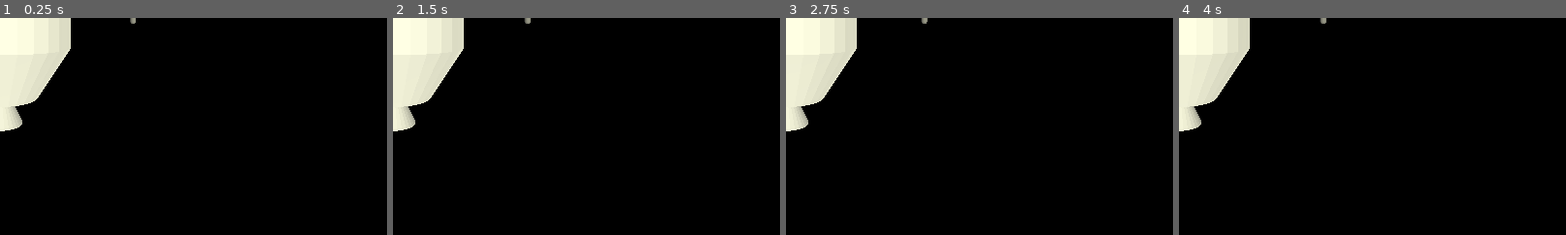
Above: before the commit, frames 1-4 (left to right).
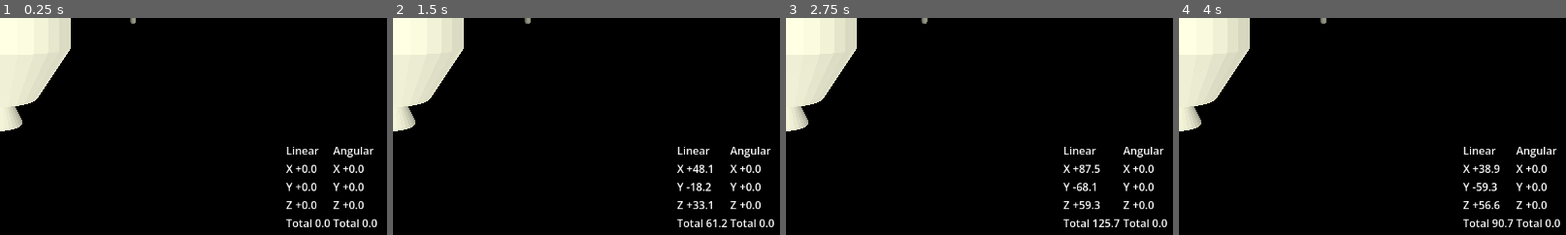
Above: after the commit, the same moments.

Repository: Carth501/anti-manual-spaceship-operation
Game: Godot game, scene res://scenes/space.tscn
Two runs of this game, one before a commit and one after it. Both use one fixed random seed, a clock stepped at 60 frames per second and the inputs below.
Inputs:
- Up to frame 1 (0.25 s): no input
- Up to frame 2 (1.5 s): tap Enter at 0.5 s; hold L (Lateral_Right) 0.53-1.28 s; hold O (Lateral_Back) from 1.28 s (still down)
- Up to frame 3 (2.75 s): release O (Lateral_Back) at 2.03 s; hold L (Lateral_Right) from 2.03 s (still down)
- Up to frame 4 (4 s): release L (Lateral_Right) at 2.78 s; hold Ctrl (Decrease_Main_Thruster) 2.78-3.53 s; hold J (Lateral_Left) from 3.53 s (still down)
The pictures show only the part of the screen within x 50-100%, y 50-100%; the shares and areas given below are measured in that part.

The runs differ from the first frame. In frame 1, 1.8% of the frame differs, in the area x 73-98%, y 59-97%; in frame 2, 1.9%; in frame 3, 2.0%, in the area x 71-99%, y 59-97%; in frame 4, 2.0%.

Commit message:
Enhance UIManager and MiracleShip to include momentum labels for linear and angular velocities
Co-authored-by: Copilot <copilot@github.com>

Diff:
--- a/scenes/user_interface.tscn
+++ b/scenes/user_interface.tscn
@@ -10,11 +10,16 @@
 grow_horizontal = 2
 grow_vertical = 2
 script = ExtResource("1_j8r0o")
-throttle_slider_path = NodePath("HBoxContainer/ThrusterControl/VSlider")
-throttle_label_path = NodePath("HBoxContainer/ThrusterControl/Label")
-vertical_value_label_path = NodePath("HBoxContainer/VBoxContainer/Vertical/Value")
-
-[node name="HBoxContainer" type="HBoxContainer" parent="." unique_id=1366659684]
+throttle_slider_path = NodePath("Controls/ThrusterControl/VSlider")
+throttle_label_path = NodePath("Controls/ThrusterControl/Label")
+roll_value_label_path = NodePath("Controls/VBoxContainer/Roll/Value")
+pitch_value_label_path = NodePath("Controls/VBoxContainer/Pitch/Value")
+yaw_value_label_path = NodePath("Controls/VBoxContainer/Yaw/Value")
+horizontal_value_label_path = NodePath("Controls/VBoxContainer/Horizontal/Value")
+vertical_value_label_path = NodePath("Controls/VBoxContainer/Vertical/Value")
+fore_value_label_path = NodePath("Controls/VBoxContainer/Fore/Value")
+
+[node name="Controls" type="HBoxContainer" parent="." unique_id=1366659684]
 layout_mode = 1
 anchors_preset = 2
 anchor_top = 1.0
@@ -24,82 +29,198 @@
 grow_vertical = 0
 theme_override_constants/separation = 20
 
-[node name="ThrusterControl" type="HBoxContainer" parent="HBoxContainer" unique_id=172850374]
+[node name="ThrusterControl" type="HBoxContainer" parent="Controls" unique_id=172850374]
 layout_mode = 2
 alignment = 2
 
-[node name="VSlider" type="VSlider" parent="HBoxContainer/ThrusterControl" unique_id=2091011137]
-layout_mode = 2
-
-[node name="Label" type="Label" parent="HBoxContainer/ThrusterControl" unique_id=1481298198]
+[node name="VSlider" type="VSlider" parent="Controls/ThrusterControl" unique_id=2091011137]
+layout_mode = 2
+
+[node name="Label" type="Label" parent="Controls/ThrusterControl" unique_id=1481298198]
 custom_minimum_size = Vector2(40, 0)
 layout_mode = 2
 
-[node name="VBoxContainer" type="VBoxContainer" parent="HBoxContainer" unique_id=154077265]
-layout_mode = 2
-
-[node name="Roll" type="HBoxContainer" parent="HBoxContainer/VBoxContainer" unique_id=850404601]
-layout_mode = 2
-
-[node name="Variable" type="Label" parent="HBoxContainer/VBoxContainer/Roll" unique_id=1263665586]
+[node name="VBoxContainer" type="VBoxContainer" parent="Controls" unique_id=154077265]
+layout_mode = 2
+
+[node name="Roll" type="HBoxContainer" parent="Controls/VBoxContainer" unique_id=850404601]
+layout_mode = 2
+
+[node name="Variable" type="Label" parent="Controls/VBoxContainer/Roll" unique_id=1263665586]
 layout_mode = 2
 text = "Roll"
 
-[node name="Value" type="Label" parent="HBoxContainer/VBoxContainer/Roll" unique_id=102666881]
-layout_mode = 2
-text = "%#"
-
-[node name="Pitch" type="HBoxContainer" parent="HBoxContainer/VBoxContainer" unique_id=359368613]
-layout_mode = 2
-
-[node name="Variable" type="Label" parent="HBoxContainer/VBoxContainer/Pitch" unique_id=1118993848]
+[node name="Value" type="Label" parent="Controls/VBoxContainer/Roll" unique_id=102666881]
+layout_mode = 2
+text = "%#"
+
+[node name="Pitch" type="HBoxContainer" parent="Controls/VBoxContainer" unique_id=359368613]
+layout_mode = 2
+
+[node name="Variable" type="Label" parent="Controls/VBoxContainer/Pitch" unique_id=1118993848]
 layout_mode = 2
 text = "Pitch"
 
-[node name="Value" type="Label" parent="HBoxContainer/VBoxContainer/Pitch" unique_id=103959793]
-layout_mode = 2
-text = "%#"
-
-[node name="Yaw" type="HBoxContainer" parent="HBoxContainer/VBoxContainer" unique_id=782456388]
-layout_mode = 2
-
-[node name="Variable" type="Label" parent="HBoxContainer/VBoxContainer/Yaw" unique_id=1567145709]
+[node name="Value" type="Label" parent="Controls/VBoxContainer/Pitch" unique_id=103959793]
+layout_mode = 2
+text = "%#"
+
+[node name="Yaw" type="HBoxContainer" parent="Controls/VBoxContainer" unique_id=782456388]
+layout_mode = 2
+
+[node name="Variable" type="Label" parent="Controls/VBoxContainer/Yaw" unique_id=1567145709]
 layout_mode = 2
 text = "Yaw"
 
-[node name="Value" type="Label" parent="HBoxContainer/VBoxContainer/Yaw" unique_id=1490093416]
-layout_mode = 2
-text = "%#"
-
-[node name="Horizontal" type="HBoxContainer" parent="HBoxContainer/VBoxContainer" unique_id=1802234531]
-layout_mode = 2
-
-[node name="Variable" type="Label" parent="HBoxContainer/VBoxContainer/Horizontal" unique_id=888680510]
+[node name="Value" type="Label" parent="Controls/VBoxContainer/Yaw" unique_id=1490093416]
+layout_mode = 2
+text = "%#"
+
+[node name="Horizontal" type="HBoxContainer" parent="Controls/VBoxContainer" unique_id=1802234531]
+layout_mode = 2
+
+[node name="Variable" type="Label" parent="Controls/VBoxContainer/Horizontal" unique_id=888680510]
 layout_mode = 2
 text = "Horizontal"
 
-[node name="Value" type="Label" parent="HBoxContainer/VBoxContainer/Horizontal" unique_id=570608830]
-layout_mode = 2
-text = "%#"
-
-[node name="Vertical" type="HBoxContainer" parent="HBoxContainer/VBoxContainer" unique_id=686752964]
-layout_mode = 2
-
-[node name="Variable" type="Label" parent="HBoxContainer/VBoxContainer/Vertical" unique_id=1689269602]
+[node name="Value" type="Label" parent="Controls/VBoxContainer/Horizontal" unique_id=570608830]
+layout_mode = 2
+text = "%#"
+
+[node name="Vertical" type="HBoxContainer" parent="Controls/VBoxContainer" unique_id=686752964]
+layout_mode = 2
+
+[node name="Variable" type="Label" parent="Controls/VBoxContainer/Vertical" unique_id=1689269602]
 layout_mode = 2
 text = "Vertical"
 
-[node name="Value" type="Label" parent="HBoxContainer/VBoxContainer/Vertical" unique_id=228444106]
-layout_mode = 2
-text = "%#"
-
-[node name="Fore" type="HBoxContainer" parent="HBoxContainer/VBoxContainer" unique_id=1164772468]
-layout_mode = 2
-
-[node name="Variable" type="Label" parent="HBoxContainer/VBoxContainer/Fore" unique_id=891551370]
+[node name="Value" type="Label" parent="Controls/VBoxContainer/Vertical" unique_id=228444106]
+layout_mode = 2
+text = "%#"
+
+[node name="Fore" type="HBoxContainer" parent="Controls/VBoxContainer" unique_id=1164772468]
+layout_mode = 2
+
+[node name="Variable" type="Label" parent="Controls/VBoxContainer/Fore" unique_id=891551370]
 layout_mode = 2
 text = "Fore"
 
-[node name="Value" type="Label" parent="HBoxContainer/VBoxContainer/Fore" unique_id=111922249]
-layout_mode = 2
-text = "%#"
+[node name="Value" type="Label" parent="Controls/VBoxContainer/Fore" unique_id=111922249]
+layout_mode = 2
+text = "%#"
+
+[node name="Velocities" type="HBoxContainer" parent="." unique_id=1247765827]
+layout_mode = 1
+anchors_preset = 3
+anchor_left = 1.0
+anchor_top = 1.0
+anchor_right = 1.0
+anchor_bottom = 1.0
+offset_left = -150.0
+offset_top = -139.0
+offset_right = -8.0
+offset_bottom = -8.0
+grow_horizontal = 0
+grow_vertical = 0
+
+[node name="Linear" type="VBoxContainer" parent="Velocities" unique_id=1703601511]
+layout_mode = 2
+
+[node name="Label" type="Label" parent="Velocities/Linear" unique_id=1907780441]
+layout_mode = 2
+text = "Linear"
+
+[node name="XRow" type="HBoxContainer" parent="Velocities/Linear" unique_id=1973748125]
+layout_mode = 2
+
+[node name="AxisName" type="Label" parent="Velocities/Linear/XRow" unique_id=343670765]
+layout_mode = 2
+text = "X"
+
+[node name="Value" type="Label" parent="Velocities/Linear/XRow" unique_id=772891555]
+layout_mode = 2
+text = "#m"
+
+[node name="YRow" type="HBoxContainer" parent="Velocities/Linear" unique_id=494953107]
+layout_mode = 2
+
+[node name="AxisName" type="Label" parent="Velocities/Linear/YRow" unique_id=394126815]
+layout_mode = 2
+text = "Y"
+
+[node name="Value" type="Label" parent="Velocities/Linear/YRow" unique_id=872872958]
+layout_mode = 2
+text = "#m"
+
+[node name="ZRow" type="HBoxContainer" parent="Velocities/Linear" unique_id=1313827992]
+layout_mode = 2
+
+[node name="AxisName" type="Label" parent="Velocities/Linear/ZRow" unique_id=1156856456]
+layout_mode = 2
+text = "Z"
+
+[node name="Value" type="Label" parent="Velocities/Linear/ZRow" unique_id=681725567]
+layout_mode = 2
+text = "#m"
+
+[node name="TotalRow" type="HBoxContainer" parent="Velocities/Linear" unique_id=1704158661]
+layout_mode = 2
+
+[node name="AxisName" type="Label" parent="Velocities/Linear/TotalRow" unique_id=21522876]
+layout_mode = 2
+text = "Total"
+
+[node name="Value" type="Label" parent="Velocities/Linear/TotalRow" unique_id=1743647693]
+layout_mode = 2
+text = "#m"
+
+[node name="Angular" type="VBoxContainer" parent="Velocities" unique_id=1719732487]
+layout_mode = 2
+
+[node name="Label" type="Label" parent="Velocities/Angular" unique_id=2014296975]
+layout_mode = 2
+text = "Angular"
+
+[node name="XRow" type="HBoxContainer" parent="Velocities/Angular" unique_id=1516756030]
+layout_mode = 2
+
+[node name="AxisName" type="Label" parent="Velocities/Angular/XRow" unique_id=1099694632]
+layout_mode = 2
+text = "X"
+
+[node name="Value" type="Label" parent="Velocities/Angular/XRow" unique_id=1678340516]
+layout_mode = 2
+text = "#m"
+
+[node name="YRow" type="HBoxContainer" parent="Velocities/Angular" unique_id=1416234789]
+layout_mode = 2
+
+[node name="AxisName" type="Label" parent="Velocities/Angular/YRow" unique_id=1339940712]
+layout_mode = 2
+text = "Y"
+
+[node name="Value" type="Label" parent="Velocities/Angular/YRow" unique_id=492235577]
+layout_mode = 2
+text = "#m"
+
+[node name="ZRow" type="HBoxContainer" parent="Velocities/Angular" unique_id=1979204546]
+layout_mode = 2
+
+[node name="AxisName" type="Label" parent="Velocities/Angular/ZRow" unique_id=1772328130]
+layout_mode = 2
+text = "Z"
+
+[node name="Value" type="Label" parent="Velocities/Angular/ZRow" unique_id=2064279479]
+layout_mode = 2
+text = "#m"
+
+[node name="TotalRow" type="HBoxContainer" parent="Velocities/Angular" unique_id=1231972180]
+layout_mode = 2
+
+[node name="AxisName" type="Label" parent="Velocities/Angular/TotalRow" unique_id=197012231]
+layout_mode = 2
+text = "Total"
+
+[node name="Value" type="Label" parent="Velocities/Angular/TotalRow" unique_id=790732663]
+layout_mode = 2
+text = "#m"
--- a/scripts/miracle_ship.gd
+++ b/scripts/miracle_ship.gd
@@ -18,3 +18,15 @@
 
 func get_control_interface() -> ControlInterface:
 	return control_interface
+
+
+func get_linear_momentum() -> Vector3:
+	return linear_velocity * mass
+
+
+func get_angular_momentum() -> Vector3:
+	var inverse_inertia_tensor := get_inverse_inertia_tensor()
+	if is_zero_approx(inverse_inertia_tensor.determinant()):
+		return Vector3.ZERO
+
+	return inverse_inertia_tensor.inverse() * angular_velocity
--- a/scripts/ui_manager.gd
+++ b/scripts/ui_manager.gd
@@ -10,6 +10,14 @@
 @export var horizontal_value_label_path: NodePath = ^"HBoxContainer/VBoxContainer/Horizontal/Value"
 @export var vertical_value_label_path: NodePath = ^"HBoxContainer/VBoxContainer/Verticle/Value"
 @export var fore_value_label_path: NodePath = ^"HBoxContainer/VBoxContainer/Fore/Value"
+@export var linear_x_value_label_path: NodePath = ^"Velocities/Linear/XRow/Value"
+@export var linear_y_value_label_path: NodePath = ^"Velocities/Linear/YRow/Value"
+@export var linear_z_value_label_path: NodePath = ^"Velocities/Linear/ZRow/Value"
+@export var linear_total_value_label_path: NodePath = ^"Velocities/Linear/TotalRow/Value"
+@export var angular_x_value_label_path: NodePath = ^"Velocities/Angular/XRow/Value"
+@export var angular_y_value_label_path: NodePath = ^"Velocities/Angular/YRow/Value"
+@export var angular_z_value_label_path: NodePath = ^"Velocities/Angular/ZRow/Value"
+@export var angular_total_value_label_path: NodePath = ^"Velocities/Angular/TotalRow/Value"
 
 var control_interface: ControlInterface
 var throttle_slider: VSlider
@@ -20,6 +28,14 @@
 var horizontal_value_label: Label
 var vertical_value_label: Label
 var fore_value_label: Label
+var linear_x_value_label: Label
+var linear_y_value_label: Label
+var linear_z_value_label: Label
+var linear_total_value_label: Label
+var angular_x_value_label: Label
+var angular_y_value_label: Label
+var angular_z_value_label: Label
+var angular_total_value_label: Label
 
 
 func _ready() -> void:
@@ -36,6 +52,14 @@
 	horizontal_value_label = get_node_or_null(horizontal_value_label_path) as Label
 	vertical_value_label = get_node_or_null(vertical_value_label_path) as Label
 	fore_value_label = get_node_or_null(fore_value_label_path) as Label
+	linear_x_value_label = get_node_or_null(linear_x_value_label_path) as Label
+	linear_y_value_label = get_node_or_null(linear_y_value_label_path) as Label
+	linear_z_value_label = get_node_or_null(linear_z_value_label_path) as Label
+	linear_total_value_label = get_node_or_null(linear_total_value_label_path) as Label
+	angular_x_value_label = get_node_or_null(angular_x_value_label_path) as Label
+	angular_y_value_label = get_node_or_null(angular_y_value_label_path) as Label
+	angular_z_value_label = get_node_or_null(angular_z_value_label_path) as Label
+	angular_total_value_label = get_node_or_null(angular_total_value_label_path) as Label
 
 	if control_interface == null:
 		push_warning("UIManager could not resolve a ControlInterface from its ship")
@@ -54,6 +78,14 @@
 	control_interface.control_axes_changed.connect(_on_control_axes_changed)
 	_sync_ui_to_throttle()
 	_update_axis_labels(control_interface.get_control_axes())
+	_update_momentum_labels()
+
+
+func _physics_process(_delta: float) -> void:
+	if ship == null:
+		return
+
+	_update_momentum_labels()
 
 
 func _configure_throttle_slider() -> void:
@@ -104,3 +136,32 @@
 		return
 
 	target_label.text = "%+d%%" % int(round(value * 100.0))
+
+
+func _update_momentum_labels() -> void:
+	var linear_momentum := ship.get_linear_momentum()
+	var angular_momentum := ship.get_angular_momentum()
+
+	_update_signed_value_label(linear_x_value_label, linear_momentum.x)
+	_update_signed_value_label(linear_y_value_label, linear_momentum.y)
+	_update_signed_value_label(linear_z_value_label, linear_momentum.z)
+	_update_unsigned_value_label(linear_total_value_label, linear_momentum.length())
+
+	_update_signed_value_label(angular_x_value_label, angular_momentum.x)
+	_update_signed_value_label(angular_y_value_label, angular_momentum.y)
+	_update_signed_value_label(angular_z_value_label, angular_momentum.z)
+	_update_unsigned_value_label(angular_total_value_label, angular_momentum.length())
+
+
+func _update_signed_value_label(target_label: Label, value: float) -> void:
+	if target_label == null:
+		return
+
+	target_label.text = "%+.1f" % value
+
+
+func _update_unsigned_value_label(target_label: Label, value: float) -> void:
+	if target_label == null:
+		return
+
+	target_label.text = "%.1f" % value
